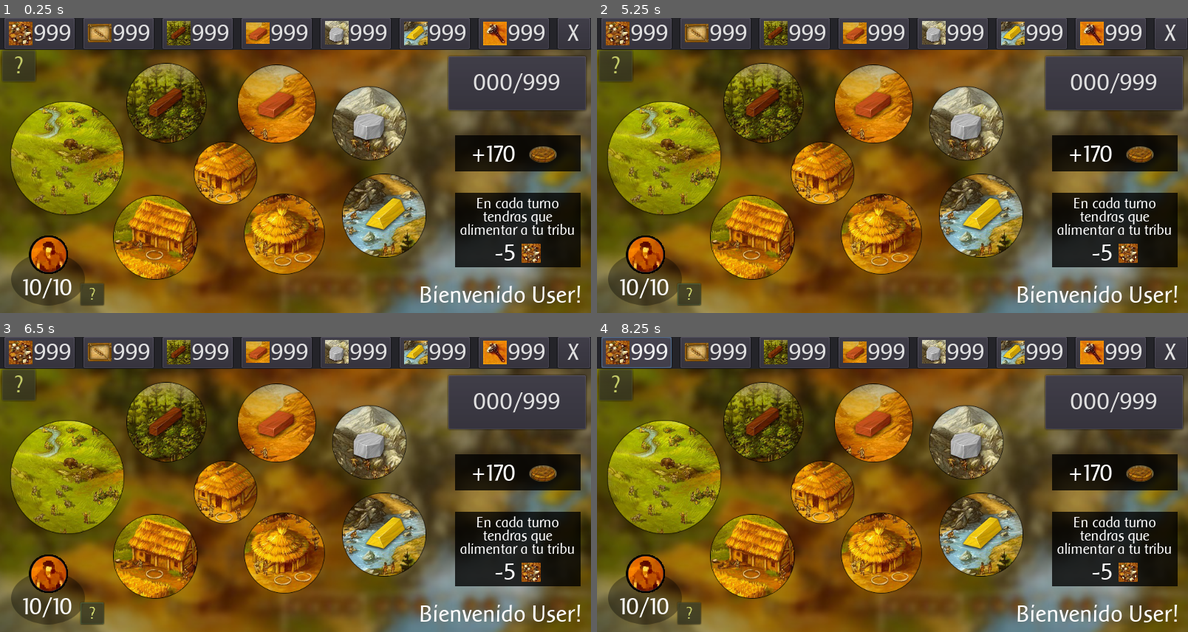
Above: before the commit, frames 1-4 (two rows, left to right).
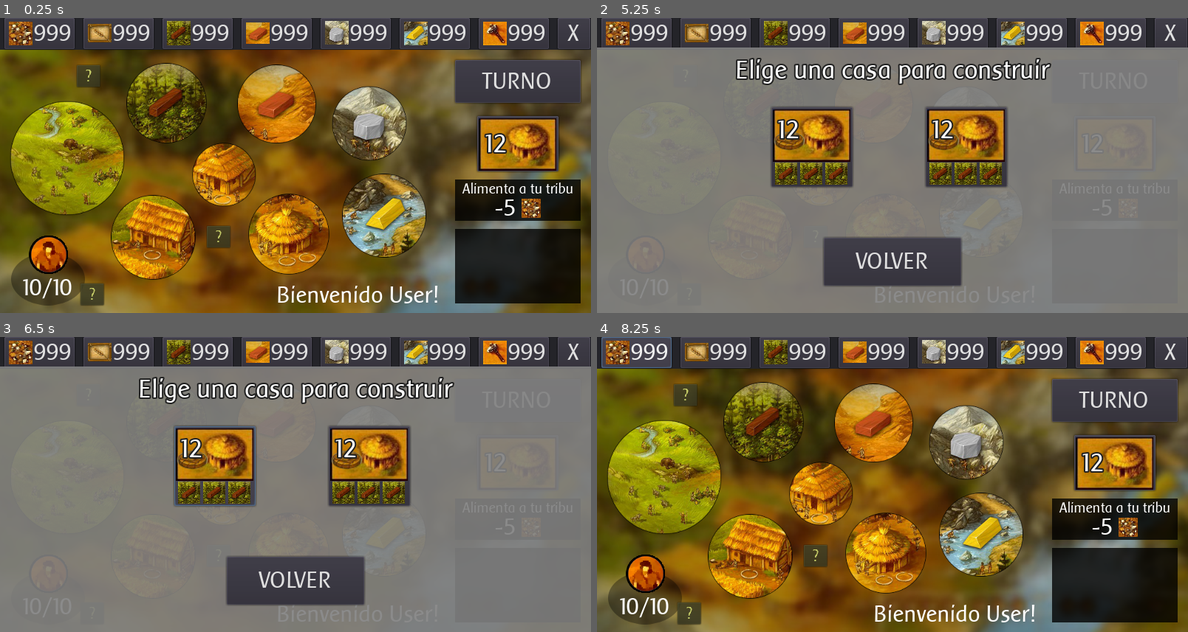
Above: after the commit, the same moments.

Repository: GabrielCancro/stone_age_firebase
Game: Godot game, scene res://Scenes/Game.tscn
Same seed, same stepped clock (60 frames per second), same inputs: the game is played once before the commit and once after it. This scene is started directly instead of the project's main scene.
Inputs (mouse positions are in pixels of both pictures, inside the frame that each line leads up to):
- Up to frame 1 (0.25 s): no input
- Up to frame 2 (5.25 s): click "000/999" (after the commit: "TURNO") at 0.5 s; click "999" at 1.25 s; click "999" at 2 s; click "999" at 2.75 s; click "?" at 3.5 s; click "?" at 4.25 s; click (1117, 144) at 5 s, where only the run after the commit has a clickable "12"
- Up to frame 3 (6.5 s): click (212, 466) at 5.75 s, where only the run after the commit has a clickable "12"
- Up to frame 4 (8.25 s): click (963, 466) at 6.5 s, where only the run after the commit has a clickable "12"; click (892, 581) at 7.25 s, where only the run after the commit has a clickable "VOLVER"; click "999" at 8 s

The runs differ from the first frame. In frame 1, 16% of the frame differs, in the area x 0-100%, y 10-97%; in frame 2, 87%, in the area x 0-100%, y 10-100%; in frame 3, 87%; in frame 4, 16%.
Error in both runs: Invalid get index 'villager' (on base: 'Nil'). (res://Prefabs/Drager.gd:6)

Commit message:
update

Diff:
--- /dev/null
+++ b/Prefabs/Build.gd
@@ -0,0 +1,12 @@
+extends Sprite
+
+var RECS = ["wood","wood","stone"]
+
+func _ready():
+	set_recs()
+
+func set_recs():
+	for i in range(3):
+		var cld = $HBox.get_children()[i]
+		cld.visible = i < RECS.size()
+		if cld.visible: cld.texture = load("res://assets/"+RECS[i]+".jpg")
--- /dev/null
+++ b/Prefabs/Build.tscn
@@ -0,0 +1,69 @@
+[gd_scene load_steps=7 format=2]
+
+[ext_resource path="res://assets/build.jpg" type="Texture" id=1]
+[ext_resource path="res://assets/font/themeA.tres" type="Theme" id=2]
+[ext_resource path="res://Prefabs/Build.gd" type="Script" id=3]
+[ext_resource path="res://assets/score_circle.png" type="Texture" id=4]
+[ext_resource path="res://assets/wood.jpg" type="Texture" id=5]
+[ext_resource path="res://assets/font/font_big_outline.tres" type="DynamicFont" id=6]
+
+[node name="Build" type="Sprite"]
+position = Vector2( -1, -1 )
+texture = ExtResource( 1 )
+script = ExtResource( 3 )
+
+[node name="ColorRect" type="ColorRect" parent="."]
+margin_left = -53.0
+margin_top = 10.0
+margin_right = 53.0
+margin_bottom = 46.0
+color = Color( 0, 0, 0, 0.729412 )
+
+[node name="ScoreCircle" type="Sprite" parent="."]
+position = Vector2( -30, -9 )
+scale = Vector2( 1.18333, 1.18333 )
+texture = ExtResource( 4 )
+
+[node name="Label" type="Label" parent="."]
+margin_left = -62.0
+margin_top = -40.0
+margin_right = -1.0
+margin_bottom = -4.0
+theme = ExtResource( 2 )
+custom_fonts/font = ExtResource( 6 )
+text = "12"
+align = 1
+
+[node name="HBox" type="HBoxContainer" parent="."]
+margin_left = -94.0
+margin_top = 13.0
+margin_right = 95.0
+margin_bottom = 43.0
+alignment = 1
+
+[node name="r1" type="TextureRect" parent="HBox"]
+margin_left = 45.0
+margin_right = 75.0
+margin_bottom = 30.0
+rect_min_size = Vector2( 30, 30 )
+texture = ExtResource( 5 )
+expand = true
+stretch_mode = 1
+
+[node name="r2" type="TextureRect" parent="HBox"]
+margin_left = 79.0
+margin_right = 109.0
+margin_bottom = 30.0
+rect_min_size = Vector2( 30, 30 )
+texture = ExtResource( 5 )
+expand = true
+stretch_mode = 1
+
+[node name="r3" type="TextureRect" parent="HBox"]
+margin_left = 113.0
+margin_right = 143.0
+margin_bottom = 30.0
+rect_min_size = Vector2( 30, 30 )
+texture = ExtResource( 5 )
+expand = true
+stretch_mode = 1
--- /dev/null
+++ b/Prefabs/BuildPanel.gd
@@ -0,0 +1,17 @@
+extends ColorRect
+
+func _ready():
+	visible=false
+	get_node("../BuildButton").connect("button_down",self,"onShowButton")
+	$Back.connect("button_down",self,"onBackButton")
+	$B1.connect("button_down",self,"onClickHouse",[1])
+	$B2.connect("button_down",self,"onClickHouse",[2])
+
+func onShowButton():
+	visible = true
+
+func onBackButton():
+	visible = false
+
+func onClickHouse(id):
+	print(id)
--- a/Prefabs/HelpPanel.tscn
+++ b/Prefabs/HelpPanel.tscn
@@ -1,8 +1,19 @@
-[gd_scene load_steps=4 format=2]
+[gd_scene load_steps=15 format=2]
 
 [ext_resource path="res://assets/font/themeA.tres" type="Theme" id=1]
 [ext_resource path="res://Prefabs/HelpPanel.gd" type="Script" id=2]
 [ext_resource path="res://assets/font/font_small.tres" type="DynamicFont" id=3]
+[ext_resource path="res://assets/tool.jpg" type="Texture" id=4]
+[ext_resource path="res://assets/villager_circle.png" type="Texture" id=5]
+[ext_resource path="res://assets/camp.jpg" type="Texture" id=6]
+[ext_resource path="res://assets/map/map_camp.png" type="Texture" id=7]
+[ext_resource path="res://assets/map/map_tool.png" type="Texture" id=8]
+[ext_resource path="res://assets/map/map_villager.png" type="Texture" id=9]
+[ext_resource path="res://assets/villager.jpg" type="Texture" id=10]
+[ext_resource path="res://assets/map/map_wood.png" type="Texture" id=11]
+[ext_resource path="res://assets/map/map_adobe.png" type="Texture" id=12]
+[ext_resource path="res://assets/map/map_gold.png" type="Texture" id=13]
+[ext_resource path="res://assets/map/map_stone.png" type="Texture" id=14]
 
 [node name="HelpPanel" type="ColorRect"]
 anchor_right = 1.0
@@ -84,20 +95,155 @@
 [node name="villager" type="Control" parent="Pages"]
 anchor_right = 1.0
 anchor_bottom = 1.0
+rect_pivot_offset = Vector2( 64, 273 )
 
 [node name="Label" type="Label" parent="Pages/villager"]
 anchor_left = 0.5
 anchor_top = 0.5
 anchor_right = 0.5
 anchor_bottom = 0.5
-margin_left = -255.0
-margin_top = -143.0
-margin_right = 255.0
-margin_bottom = 49.0
-text = "Arrastra a tus trabajadores a las distintas regiones para obtener recursos y mas trabajadores, cdo estes listo pulsa en finalizar turno para recoger los materiales!"
-align = 1
-valign = 1
-autowrap = true
+margin_left = -352.0
+margin_top = -137.0
+margin_right = 352.0
+margin_bottom = 55.0
+text = "Arrastra a tus trabajadores a las distintas regiones para obtener recursos y mas trabajadores, cuando estes listo pulsa en finalizar turno para recoger los materiales. No olvides que todos los turnos debes alimentar a tu tribu!!"
+align = 1
+valign = 1
+autowrap = true
+
+[node name="V19" type="Sprite" parent="Pages/villager"]
+position = Vector2( 66, 321 )
+scale = Vector2( 0.75, 0.75 )
+texture = ExtResource( 5 )
+
+[node name="tool" type="Control" parent="Pages"]
+visible = false
+anchor_right = 1.0
+anchor_bottom = 1.0
+rect_pivot_offset = Vector2( 64, 273 )
+
+[node name="MapTool" type="Sprite" parent="Pages/tool"]
+position = Vector2( 77, 65 )
+scale = Vector2( 0.78, 0.78 )
+texture = ExtResource( 8 )
+
+[node name="Label" type="Label" parent="Pages/tool"]
+anchor_left = 0.5
+anchor_top = 0.5
+anchor_right = 0.5
+anchor_bottom = 0.5
+margin_left = -267.0
+margin_top = -182.0
+margin_right = 314.0
+margin_bottom = -86.0
+custom_constants/line_spacing = -7
+text = "Aqui se producen herramientas, estas mejoran la cantidad de materiales que recogen tus trabajadores"
+valign = 1
+autowrap = true
+
+[node name="Label3" type="Label" parent="Pages/tool"]
+anchor_left = 0.5
+anchor_top = 0.5
+anchor_right = 0.5
+anchor_bottom = 0.5
+margin_left = -249.0
+margin_top = 2.0
+margin_right = 351.0
+margin_bottom = 98.0
+custom_constants/line_spacing = -7
+text = "Aqui obtienes puntos de cultivo, estos puntos reduce el costo de alimentacion de tu tribu"
+valign = 1
+autowrap = true
+
+[node name="MapVillager" type="Sprite" parent="Pages/tool"]
+position = Vector2( 726, 158 )
+scale = Vector2( 0.78, 0.78 )
+texture = ExtResource( 9 )
+
+[node name="Label2" type="Label" parent="Pages/tool"]
+anchor_left = 0.5
+anchor_top = 0.5
+anchor_right = 0.5
+anchor_bottom = 0.5
+margin_left = -246.0
+margin_top = -84.0
+margin_right = 264.0
+margin_bottom = 12.0
+custom_constants/line_spacing = -7
+text = "Coloca dos trabajadores aqui y obtendra un trabajador extra <3"
+align = 2
+valign = 1
+autowrap = true
+
+[node name="MapCamp" type="Sprite" parent="Pages/tool"]
+position = Vector2( 86, 255 )
+scale = Vector2( 0.78, 0.78 )
+texture = ExtResource( 7 )
+
+[node name="Tool" type="Sprite" parent="Pages/tool"]
+position = Vector2( 40.25, 105.25 )
+scale = Vector2( 0.598837, 0.598837 )
+texture = ExtResource( 4 )
+
+[node name="Villager" type="Sprite" parent="Pages/tool"]
+position = Vector2( 747.625, 107.625 )
+scale = Vector2( 0.735507, 0.735507 )
+texture = ExtResource( 10 )
+
+[node name="Camp" type="Sprite" parent="Pages/tool"]
+position = Vector2( 112.176, 319 )
+scale = Vector2( 0.490196, 0.490196 )
+texture = ExtResource( 6 )
+
+[node name="materials" type="Control" parent="Pages"]
+visible = false
+anchor_right = 1.0
+anchor_bottom = 1.0
+rect_pivot_offset = Vector2( 64, 273 )
+
+[node name="Label" type="Label" parent="Pages/materials"]
+anchor_left = 0.5
+anchor_right = 0.5
+margin_left = -290.5
+margin_top = 35.0
+margin_right = 290.5
+margin_bottom = 131.0
+custom_constants/line_spacing = -7
+text = "Los materiales te permiten construir chozas para sumar puntos y ganar el juego!"
+align = 1
+autowrap = true
+
+[node name="Label2" type="Label" parent="Pages/materials"]
+anchor_left = 0.5
+anchor_right = 0.5
+margin_left = -383.0
+margin_top = 248.0
+margin_right = 356.0
+margin_bottom = 284.0
+custom_constants/line_spacing = -7
+text = "MADERA         ADOBE         PIEDRA         ORO"
+align = 1
+autowrap = true
+
+[node name="MapAdobe" type="Sprite" parent="Pages/materials"]
+position = Vector2( 328, 190 )
+scale = Vector2( 0.78, 0.78 )
+texture = ExtResource( 12 )
+
+[node name="MapGold" type="Sprite" parent="Pages/materials"]
+position = Vector2( 651, 190 )
+scale = Vector2( 0.78, 0.78 )
+texture = ExtResource( 13 )
+
+[node name="MapStone" type="Sprite" parent="Pages/materials"]
+position = Vector2( 496, 190 )
+scale = Vector2( 0.78, 0.78 )
+texture = ExtResource( 14 )
+
+[node name="MapWood" type="Sprite" parent="Pages/materials"]
+position = Vector2( 151, 190 )
+scale = Vector2( 0.78, 0.78 )
+texture = ExtResource( 11 )
 
 [node name="Button" type="Button" parent="."]
 anchor_left = 0.5
--- /dev/null
+++ b/Prefabs/ScoreTable.gd
@@ -0,0 +1,27 @@
+extends ColorRect
+
+func _ready():
+	updateTable()
+
+func updateTable():
+	var table = []
+	$Name.text = ""
+	$NameBr.text = ""
+	$Score.text = ""
+	$ScoreBr.text = ""
+	for p in GC.GAME.players.keys():
+		table.append({"name":p,"score":GC.GAME.players[p].score})
+	table.sort_custom(self, "customComparison")
+	for p in table:
+		if GC.USER.name == p.name:
+			$NameBr.text += p.name+"\n"
+			$ScoreBr.text += str(p.score)+"\n"
+		else:
+			$NameBr.text += "\n"
+			$ScoreBr.text += "\n"
+		$Name.text += p.name+"\n"
+		$Score.text += str(p.score)+"\n"
+	print(table)
+
+func customComparison(a,b):
+	return a.score > b.score
--- /dev/null
+++ b/Prefabs/ScoreTable.tscn
@@ -0,0 +1,68 @@
+[gd_scene load_steps=5 format=2]
+
+[ext_resource path="res://assets/font/themeA.tres" type="Theme" id=1]
+[ext_resource path="res://assets/food.jpg" type="Texture" id=2]
+[ext_resource path="res://assets/font/font_small.tres" type="DynamicFont" id=3]
+[ext_resource path="res://Prefabs/ScoreTable.gd" type="Script" id=4]
+
+[node name="ScoreTable" type="ColorRect"]
+margin_left = 421.0
+margin_top = 63.0
+margin_right = 591.0
+margin_bottom = 164.0
+theme = ExtResource( 1 )
+color = Color( 0, 0, 0, 0.784314 )
+script = ExtResource( 4 )
+
+[node name="NameBr" type="Label" parent="."]
+anchor_right = 1.0
+margin_left = 12.0
+margin_top = 8.0
+margin_right = -38.0
+margin_bottom = 106.0
+rect_pivot_offset = Vector2( 91, 47 )
+custom_colors/font_color = Color( 0.988235, 1, 0, 1 )
+custom_fonts/font = ExtResource( 3 )
+text = "
+NamePlayer"
+
+[node name="Name" type="Label" parent="."]
+anchor_right = 1.0
+margin_left = 11.0
+margin_top = 7.0
+margin_right = -39.0
+margin_bottom = 105.0
+rect_pivot_offset = Vector2( 91, 47 )
+custom_fonts/font = ExtResource( 3 )
+text = "NamePlayer
+NamePlayer"
+
+[node name="ScoreBr" type="Label" parent="."]
+anchor_right = 1.0
+margin_left = 116.0
+margin_top = 8.0
+margin_right = -6.0
+margin_bottom = 106.0
+rect_pivot_offset = Vector2( 91, 47 )
+custom_colors/font_color = Color( 0.941176, 1, 0, 1 )
+custom_fonts/font = ExtResource( 3 )
+text = "
+120"
+align = 2
+
+[node name="Score" type="Label" parent="."]
+anchor_right = 1.0
+margin_left = 115.0
+margin_top = 7.0
+margin_right = -7.0
+margin_bottom = 105.0
+rect_pivot_offset = Vector2( 91, 47 )
+custom_fonts/font = ExtResource( 3 )
+text = "150
+120"
+align = 2
+
+[node name="Food" type="Sprite" parent="."]
+position = Vector2( 219, 57 )
+scale = Vector2( 0.220339, 0.220339 )
+texture = ExtResource( 2 )
--- a/Scenes/Game.tscn
+++ b/Scenes/Game.tscn
@@ -27,6 +27,11 @@
 [ext_resource path="res://assets/font/font_small.tres" type="DynamicFont" id=25]
 [ext_resource path="res://assets/score_circle.png" type="Texture" id=26]
 [ext_resource path="res://Prefabs/HelpPanel.tscn" type="PackedScene" id=27]
+[ext_resource path="res://Prefabs/ScoreTable.tscn" type="PackedScene" id=28]
+[ext_resource path="res://Prefabs/Build.tscn" type="PackedScene" id=29]
+[ext_resource path="res://assets/build_btn.jpg" type="Texture" id=30]
+[ext_resource path="res://assets/font/font_big_outline.tres" type="DynamicFont" id=31]
+[ext_resource path="res://Prefabs/BuildPanel.gd" type="Script" id=32]
 
 [sub_resource type="DynamicFont" id=1]
 size = 32
@@ -52,7 +57,7 @@
 texture = ExtResource( 23 )
 
 [node name="MapCamp" type="Sprite" parent="Map"]
-position = Vector2( 210, 297 )
+position = Vector2( 207, 297 )
 scale = Vector2( 0.78, 0.78 )
 texture = ExtResource( 19 )
 
@@ -72,12 +77,12 @@
 texture = ExtResource( 24 )
 
 [node name="MapTool" type="Sprite" parent="Map"]
-position = Vector2( 305, 210 )
+position = Vector2( 303, 212 )
 scale = Vector2( 0.78, 0.78 )
 texture = ExtResource( 17 )
 
 [node name="MapVillager" type="Sprite" parent="Map"]
-position = Vector2( 385, 293 )
+position = Vector2( 391, 293 )
 scale = Vector2( 0.78, 0.78 )
 texture = ExtResource( 20 )
 
@@ -85,6 +90,8 @@
 position = Vector2( 225, 115 )
 scale = Vector2( 0.78, 0.78 )
 texture = ExtResource( 21 )
+
+[node name="Build" type="Node2D" parent="."]
 
 [node name="Header" type="Panel" parent="."]
 margin_right = 800.0
@@ -93,9 +100,9 @@
 
 [node name="Label" type="Label" parent="Header"]
 anchor_right = 1.0
-margin_left = 378.0
+margin_left = 303.0
 margin_top = 358.0
-margin_right = -13.0
+margin_right = -206.0
 margin_bottom = 394.0
 text = "Bienvenido User!"
 align = 2
@@ -126,11 +133,11 @@
 anchor_top = 1.0
 anchor_right = 1.0
 anchor_bottom = 1.0
-margin_left = -193.0
-margin_top = 9.0
-margin_right = -7.0
-margin_bottom = 82.0
-text = "000/999"
+margin_left = -184.0
+margin_top = 14.0
+margin_right = -14.0
+margin_bottom = 72.0
+text = "TURNO"
 
 [node name="Interaction" type="Node2D" parent="."]
 script = ExtResource( 7 )
@@ -305,8 +312,6 @@
 scale = Vector2( 0.75, 0.75 )
 texture = ExtResource( 11 )
 
-[node name="Tween" type="Tween" parent="Interaction"]
-
 [node name="rec_panel" type="GridContainer" parent="Interaction"]
 margin_left = 6.0
 margin_right = 751.0
@@ -378,55 +383,26 @@
 icon = ExtResource( 12 )
 expand_icon = true
 
-[node name="score_panel" type="Node2D" parent="Interaction"]
-position = Vector2( 701, 185 )
-
-[node name="ColorRect" type="ColorRect" parent="Interaction/score_panel"]
-margin_left = -85.0
-margin_top = -26.0
-margin_right = 85.0
-margin_bottom = 23.0
-theme = ExtResource( 2 )
-color = Color( 0, 0, 0, 0.784314 )
-
-[node name="Label" type="Label" parent="Interaction/score_panel"]
-anchor_right = 1.0
-margin_left = -82.0
-margin_top = -18.0
-margin_right = -2.0
-margin_bottom = 18.0
-rect_pivot_offset = Vector2( 91, 47 )
-theme = ExtResource( 2 )
-text = "+170"
-align = 2
-valign = 1
-autowrap = true
-
-[node name="score" type="Sprite" parent="Interaction/score_panel"]
-position = Vector2( 34.4633, -0.347462 )
-scale = Vector2( 1.0435, 1.0435 )
-texture = ExtResource( 26 )
-
 [node name="eat_panel" type="Node2D" parent="Interaction"]
-position = Vector2( 701, 288 )
+position = Vector2( 701, 247 )
 
 [node name="ColorRect" type="ColorRect" parent="Interaction/eat_panel"]
 margin_left = -85.0
-margin_top = -51.0
+margin_top = -28.0
 margin_right = 85.0
-margin_bottom = 50.0
+margin_bottom = 28.0
 theme = ExtResource( 2 )
 color = Color( 0, 0, 0, 0.784314 )
 
 [node name="Label" type="Label" parent="Interaction/eat_panel"]
 anchor_right = 1.0
 margin_left = -87.0
-margin_top = -44.0
+margin_top = -28.0
 margin_right = 87.0
-margin_bottom = 7.0
+margin_bottom = -3.0
 rect_pivot_offset = Vector2( 91, 47 )
 custom_fonts/font = ExtResource( 25 )
-text = "En cada turno tendras que alimentar a tu tribu"
+text = "Alimenta a tu tribu"
 align = 1
 valign = 1
 autowrap = true
@@ -434,9 +410,9 @@
 [node name="Label2" type="Label" parent="Interaction/eat_panel"]
 anchor_right = 1.0
 margin_left = -53.0
-margin_top = 13.0
+margin_top = -7.0
 margin_right = -2.0
-margin_bottom = 49.0
+margin_bottom = 29.0
 rect_pivot_offset = Vector2( 91, 47 )
 theme = ExtResource( 2 )
 text = "-5"
@@ -445,9 +421,15 @@
 autowrap = true
 
 [node name="Food" type="Sprite" parent="Interaction/eat_panel"]
-position = Vector2( 18, 31 )
+position = Vector2( 18, 11 )
 scale = Vector2( 0.220339, 0.220339 )
 texture = ExtResource( 10 )
+
+[node name="ScoreTable" parent="Interaction" instance=ExtResource( 28 )]
+margin_left = 616.0
+margin_top = 286.0
+margin_right = 786.0
+margin_bottom = 387.0
 
 [node name="fx" type="Node2D" parent="Interaction"]
 position = Vector2( 1, -49 )
@@ -490,18 +472,30 @@
 scale = Vector2( 0.305085, 0.305085 )
 texture = ExtResource( 10 )
 
+[node name="Tween" type="Tween" parent="Interaction"]
+
 [node name="HelpButtons" type="Control" parent="."]
 modulate = Color( 0.960784, 1, 0.509804, 0.866667 )
 margin_right = 40.0
 margin_bottom = 40.0
 theme = ExtResource( 2 )
 
-[node name="intro" type="Button" parent="HelpButtons"]
-anchor_right = 1.0
-margin_left = 3.0
-margin_top = 44.0
-margin_right = 8.0
-margin_bottom = 86.0
+[node name="materials" type="Button" parent="HelpButtons"]
+anchor_right = 1.0
+margin_left = 104.0
+margin_top = 64.0
+margin_right = 109.0
+margin_bottom = 106.0
+rect_scale = Vector2( 0.7, 0.7 )
+text = "?"
+
+[node name="tool" type="Button" parent="HelpButtons"]
+anchor_right = 1.0
+margin_left = 280.0
+margin_top = 282.0
+margin_right = 285.0
+margin_bottom = 324.0
+rect_scale = Vector2( 0.7, 0.7 )
 text = "?"
 
 [node name="villager" type="Button" parent="HelpButtons"]
@@ -517,3 +511,180 @@
 visible = false
 margin_right = 800.0
 margin_bottom = 400.0
+
+[node name="BuildButton" type="Button" parent="."]
+margin_left = 646.0
+margin_top = 133.0
+margin_right = 756.0
+margin_bottom = 208.0
+
+[node name="BuildBtn" type="Sprite" parent="BuildButton"]
+position = Vector2( 55, 38 )
+texture = ExtResource( 30 )
+
+[node name="Label" type="Label" parent="BuildButton"]
+margin_left = -5.0
+margin_top = 21.0
+margin_right = 56.0
+margin_bottom = 57.0
+theme = ExtResource( 2 )
+custom_fonts/font = ExtResource( 31 )
+text = "12"
+align = 1
+
+[node name="BuildPanel" type="ColorRect" parent="."]
+margin_top = 40.0
+margin_right = 800.0
+margin_bottom = 400.0
+color = Color( 0.501961, 0.501961, 0.501961, 0.909804 )
+script = ExtResource( 32 )
+
+[node name="Label2" type="Label" parent="BuildPanel"]
+margin_top = 14.0
+margin_right = 801.0
+margin_bottom = 50.0
+theme = ExtResource( 2 )
+custom_fonts/font = ExtResource( 31 )
+text = "Elige una casa para construir"
+align = 1
+
+[node name="B1" type="Button" parent="BuildPanel"]
+anchor_left = 0.5
+anchor_top = 0.5
+anchor_right = 0.5
+anchor_bottom = 0.5
+margin_left = -164.0
+margin_top = -99.0
+margin_right = -54.0
+margin_bottom = 9.0
+
+[node name="BuildBtn" type="Sprite" parent="BuildPanel/B1"]
+position = Vector2( 55, 38 )
+texture = ExtResource( 30 )
+
+[node name="ScoreCircle" type="Sprite" parent="BuildPanel/B1"]
+position = Vector2( 25, 45 )
+scale = Vector2( 1.18333, 1.18333 )
+texture = ExtResource( 26 )
+
+[node name="Label2" type="Label" parent="BuildPanel/B1"]
+margin_left = -7.0
+margin_top = 14.0
+margin_right = 54.0
+margin_bottom = 50.0
+theme = ExtResource( 2 )
+custom_fonts/font = ExtResource( 31 )
+text = "12"
+align = 1
+
+[node name="HBox" type="HBoxContainer" parent="BuildPanel/B1"]
+margin_left = -1.0
+margin_top = 75.0
+margin_right = 110.0
+margin_bottom = 105.0
+alignment = 1
+
+[node name="r1" type="TextureRect" parent="BuildPanel/B1/HBox"]
+margin_left = 6.0
+margin_right = 36.0
+margin_bottom = 30.0
+rect_min_size = Vector2( 30, 30 )
+texture = ExtResource( 14 )
+expand = true
+stretch_mode = 1
+
+[node name="r2" type="TextureRect" parent="BuildPanel/B1/HBox"]
+margin_left = 40.0
+margin_right = 70.0
+margin_bottom = 30.0
+rect_min_size = Vector2( 30, 30 )
+texture = ExtResource( 14 )
+expand = true
+stretch_mode = 1
+
+[node name="r3" type="TextureRect" parent="BuildPanel/B1/HBox"]
+margin_left = 74.0
+margin_right = 104.0
+margin_bottom = 30.0
+rect_min_size = Vector2( 30, 30 )
+texture = ExtResource( 14 )
+expand = true
+stretch_mode = 1
+
+[node name="B2" type="Button" parent="BuildPanel"]
+anchor_left = 0.5
+anchor_top = 0.5
+anchor_right = 0.5
+anchor_bottom = 0.5
+margin_left = 45.0
+margin_top = -99.0
+margin_right = 155.0
+margin_bottom = 9.0
+
+[node name="BuildBtn" type="Sprite" parent="BuildPanel/B2"]
+position = Vector2( 55, 38 )
+texture = ExtResource( 30 )
+
+[node name="ScoreCircle" type="Sprite" parent="BuildPanel/B2"]
+position = Vector2( 25, 45 )
+scale = Vector2( 1.18333, 1.18333 )
+texture = ExtResource( 26 )
+
+[node name="Label2" type="Label" parent="BuildPanel/B2"]
+margin_left = -7.0
+margin_top = 14.0
+margin_right = 54.0
+margin_bottom = 50.0
+theme = ExtResource( 2 )
+custom_fonts/font = ExtResource( 31 )
+text = "12"
+align = 1
+
+[node name="HBox" type="HBoxContainer" parent="BuildPanel/B2"]
+margin_left = -1.0
+margin_top = 75.0
+margin_right = 110.0
+margin_bottom = 105.0
+alignment = 1
+
+[node name="r1" type="TextureRect" parent="BuildPanel/B2/HBox"]
+margin_left = 6.0
+margin_right = 36.0
+margin_bottom = 30.0
+rect_min_size = Vector2( 30, 30 )
+texture = ExtResource( 14 )
+expand = true
+stretch_mode = 1
+
+[node name="r2" type="TextureRect" parent="BuildPanel/B2/HBox"]
+margin_left = 40.0
+margin_right = 70.0
+margin_bottom = 30.0
+rect_min_size = Vector2( 30, 30 )
+texture = ExtResource( 14 )
+expand = true
+stretch_mode = 1
+
+[node name="r3" type="TextureRect" parent="BuildPanel/B2/HBox"]
+margin_left = 74.0
+margin_right = 104.0
+margin_bottom = 30.0
+rect_min_size = Vector2( 30, 30 )
+texture = ExtResource( 14 )
+expand = true
+stretch_mode = 1
+
+[node name="Back" type="Button" parent="BuildPanel"]
+anchor_left = 0.5
+anchor_top = 1.0
+anchor_right = 0.5
+anchor_bottom = 1.0
+margin_left = -93.0
+margin_top = -102.0
+margin_right = 93.0
+margin_bottom = -37.0
+theme = ExtResource( 2 )
+text = "VOLVER"
+
+[node name="Build2" parent="." instance=ExtResource( 29 )]
+position = Vector2( 869, 73 )
--- a/Scenes/Interaction.gd
+++ b/Scenes/Interaction.gd
@@ -57,7 +57,7 @@
 	yield(self,"finish_current_anim")
 	if no_eat:
 		GC.PLAYER["score"] -= 10
-		fx_text("-"+str(10),"score",$score_panel.position)
+		fx_text("-"+str(10),"score",Vector2(700,310))
 		update_all_panels()
 		yield(self,"finish_current_anim")
 
@@ -92,7 +92,5 @@
 func update_all_panels():
 	var cnt = max(0,GC.PLAYER["villager"]-GC.PLAYER["camp"])
 	$eat_panel/Label2.text = "-"+str(cnt)
-	if GC.PLAYER.score>=0: $score_panel/Label.text = "+"
-	else: $score_panel/Label.text = ""
-	$score_panel/Label.text += str(GC.PLAYER.score)
 	$rec_panel.update_panel()
+	$ScoreTable.updateTable()
--- /dev/null
+++ b/assets/font/font_big_outline.tres
@@ -0,0 +1,11 @@
+[gd_resource type="DynamicFont" load_steps=2 format=2]
+
+[ext_resource path="res://assets/font/BAARS.TTF" type="DynamicFontData" id=1]
+
+[resource]
+size = 36
+outline_size = 2
+outline_color = Color( 0.129412, 0.129412, 0.129412, 1 )
+extra_spacing_top = -4
+extra_spacing_bottom = -4
+font_data = ExtResource( 1 )
Not shown: 1 places in Scenes/Game.tscn that only renumber resources
Binary file added: assets/build.jpg
Not shown, added: assets/build.jpg.import
Binary file added: assets/build_btn.jpg
Not shown, added: assets/build_btn.jpg.import
